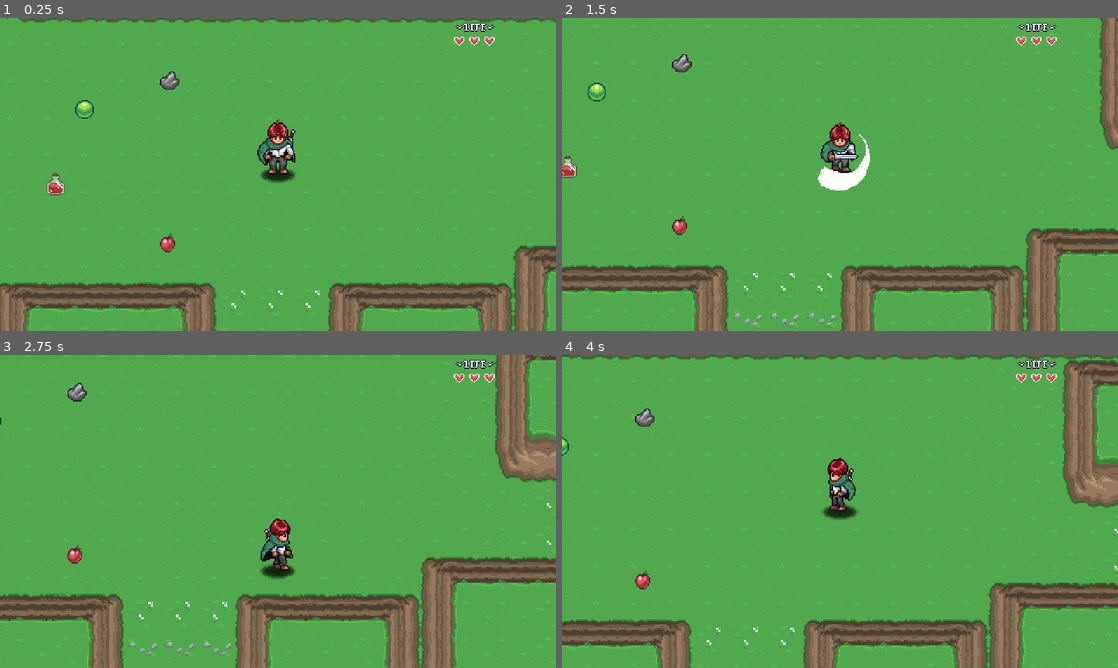
Above: before the commit, frames 1-4 (two rows, left to right).
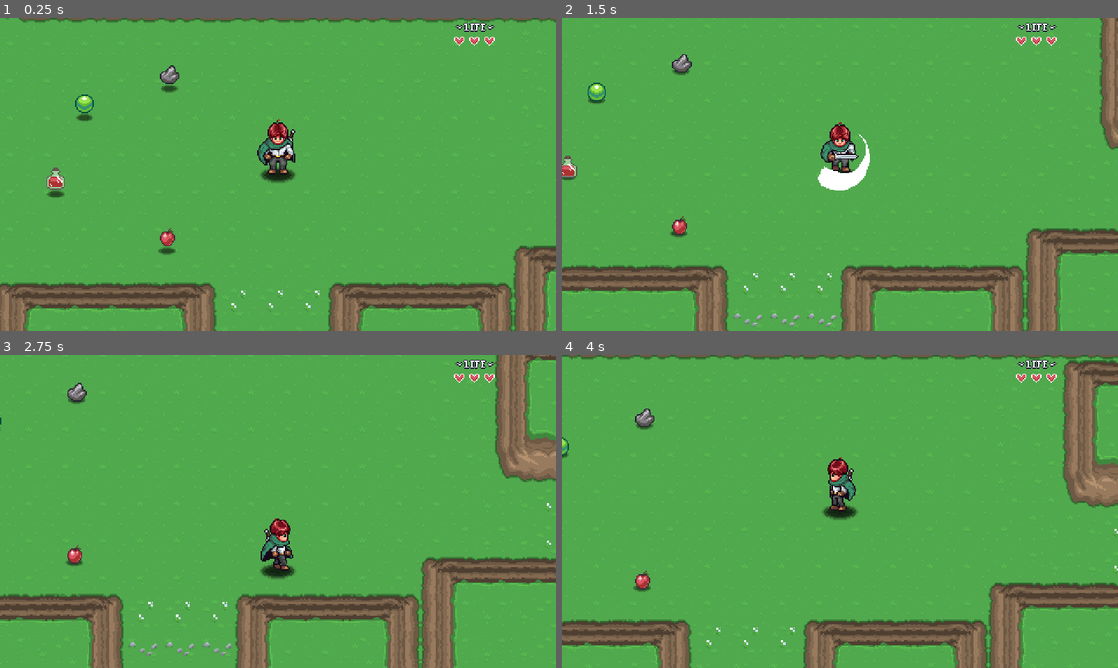
Above: after the commit, the same moments.

Repository: wangwenhao/aarpg
Game: Godot game, scene res://Levels/Area01/01.tscn
The game is run twice, just before and just after one commit, with the same random seed, the same clock (stepped at 60 frames per second) and the same inputs. Sound files missing from this copy of the repository are replaced by a short silence.
Inputs:
- Up to frame 1 (0.25 s): no input
- Up to frame 2 (1.5 s): hold D (right) 0.53-1.28 s; hold J (attack) 0.53-1.28 s; hold S (down) from 1.28 s (still down); tap J (attack) at 1.35 s
- Up to frame 3 (2.75 s): release S (down) at 2.03 s; hold D (right) from 2.03 s (still down); hold J (attack) from 2.03 s (still down)
- Up to frame 4 (4 s): release D (right) at 2.78 s; release J (attack) at 2.78 s; hold W (up) 2.78-3.53 s; tap J (attack) at 2.85 s; hold A (left) from 3.53 s (still down); hold J (attack) from 3.53 s (still down)

The runs differ from the first frame. In frame 1, 0.9% of the frame differs, in the area x 8-33%, y 15-76%; in frame 2, 0.1%; in frame 3, less than 0.1%; in frame 4, less than 0.1%.

Commit message:
添加物品资源掉落机制

Diff:
--- a/Enemies/Scripts/States/enemy_state_destory.gd
+++ b/Enemies/Scripts/States/enemy_state_destory.gd
@@ -1,10 +1,15 @@
 class_name EnemyStateDestory extends EnemyState
+
+const PICKUP = preload("res://Items/ItemPickup/item_pickup.tscn")
 
 @export var animation_name: String = "destory"
 @export var knockback_speed: float = 200.0
 @export var decelerate_speed: float = 10.0
 
 @export_category("AI")
+
+@export_category("Item Drops")
+@export var drops: Array[DropData]
 
 var damage_position: Vector2
 var direction: Vector2
@@ -23,6 +28,8 @@
 	enemy.update_animation(animation_name)
 	enemy.animation_player.animation_finished.connect(on_animation_finished)
 	disable_hurt_box()
+	drop_items()
+
 
 func exit() -> void:
 	pass
@@ -48,3 +55,19 @@
 	var hurt_box: HurtBox = enemy.get_node_or_null("HurtBox")
 	if hurt_box:
 		hurt_box.monitoring = false
+
+
+func drop_items() -> void:
+	if drops.size() == 0:
+		return
+
+	for index in drops.size():
+		if drops[index] == null or drops[index].item == null:
+			continue
+		var drop_count: int = drops[index].get_drop_count()
+		for i in drop_count:
+			var drop: ItemPickup = PICKUP.instantiate() as ItemPickup
+			drop.item_data = drops[index].item
+			enemy.get_parent().call_deferred("add_child", drop)
+			drop.global_position = enemy.global_position
+			drop.velocity = enemy.velocity.rotated(randf_range(-1.5, 1.5)) * randf_range(0.9, 1.5)
--- /dev/null
+++ b/Enemies/Scripts/drop_data.gd
@@ -0,0 +1,12 @@
+class_name DropData extends Resource
+
+@export var item: ItemData
+@export_range(0, 100, 1, "suffix:%") var probablity: float = 100
+@export_range(1, 10, 1, "suffix:items") var min_amount: int = 1
+@export_range(1, 10, 1, "suffix:items") var max_amount: int = 1
+
+func get_drop_count() -> int:
+	if randf_range(0, 100) >= probablity:
+		return 0
+
+	return randi_range(min_amount, max_amount)
--- a/Enemies/Slime/slime.tscn
+++ b/Enemies/Slime/slime.tscn
@@ -12,7 +12,10 @@
 [ext_resource type="PackedScene" uid="uid://dq06virodhfm8" path="res://GeneralNodes/HurtBox/hurt_box.tscn" id="7_jlwhn"]
 [ext_resource type="Texture2D" uid="uid://frs1lgv6ye8a" path="res://Enemies/Slime/DestroySmoke.png" id="9_8tnav"]
 [ext_resource type="Script" uid="uid://cv1u8581ydm8p" path="res://Enemies/Scripts/States/enemy_state_stun.gd" id="10_pydiu"]
+[ext_resource type="Script" uid="uid://dmnxin7d2k37v" path="res://Enemies/Scripts/drop_data.gd" id="11_nsi17"]
 [ext_resource type="Script" uid="uid://dun5q6h4vrivj" path="res://Enemies/Scripts/States/enemy_state_destory.gd" id="12_843tw"]
+[ext_resource type="Resource" uid="uid://dqyr35tvwdh1c" path="res://Items/gem.tres" id="12_nsi17"]
+[ext_resource type="Resource" uid="uid://bib8y413u713u" path="res://Items/apple.tres" id="13_vjyi2"]
 
 [sub_resource type="CapsuleShape2D" id="CapsuleShape2D_wwfkb"]
 radius = 5.0
@@ -710,6 +713,18 @@
 &"walk_up": SubResource("Animation_jlwhn")
 }
 
+[sub_resource type="Resource" id="Resource_yynal"]
+script = ExtResource("11_nsi17")
+item = ExtResource("12_nsi17")
+max_amount = 4
+metadata/_custom_type_script = "uid://dmnxin7d2k37v"
+
+[sub_resource type="Resource" id="Resource_67htc"]
+script = ExtResource("11_nsi17")
+item = ExtResource("13_vjyi2")
+probablity = 33.0
+metadata/_custom_type_script = "uid://dmnxin7d2k37v"
+
 [sub_resource type="Animation" id="Animation_843tw"]
 length = 0.001
 tracks/0/type = "value"
@@ -817,6 +832,7 @@
 
 [node name="Destory" type="Node" parent="EnemyStateMachine"]
 script = ExtResource("12_843tw")
+drops = Array[ExtResource("11_nsi17")]([SubResource("Resource_yynal"), SubResource("Resource_67htc")])
 
 [node name="AudioStreamPlayer2D" type="AudioStreamPlayer2D" parent="."]
 max_polyphony = 4
--- a/Items/ItemPickup/item_pickup.gd
+++ b/Items/ItemPickup/item_pickup.gd
@@ -1,6 +1,6 @@
 
 @tool
-class_name ItemPickup extends Node2D
+class_name ItemPickup extends CharacterBody2D
 
 @export var item_data: ItemData: set = set_item_data
 
@@ -15,6 +15,11 @@
 		return
 	area.body_entered.connect(on_body_entered)
 
+func _physics_process(delta: float) -> void:
+	var collision_info = move_and_collide(velocity * delta)
+	if collision_info:
+		velocity = velocity.bounce(collision_info.get_normal())
+	velocity -= velocity * delta * 4
 
 func on_body_entered(body) -> void:
 	if body is Player:
--- a/Items/ItemPickup/item_pickup.tscn
+++ b/Items/ItemPickup/item_pickup.tscn
@@ -1,19 +1,81 @@
-[gd_scene load_steps=4 format=3 uid="uid://lmuicw8p2xky"]
+[gd_scene load_steps=10 format=3 uid="uid://lmuicw8p2xky"]
 
 [ext_resource type="Script" uid="uid://crkcccrdk3svq" path="res://Items/ItemPickup/item_pickup.gd" id="1_sqb5n"]
 [ext_resource type="AudioStream" uid="uid://b6ahxrm1oa4h1" path="res://Items/ItemPickup/item_pickup.wav" id="2_kk735"]
+[ext_resource type="Texture2D" uid="uid://d1kd7q3k48wwr" path="res://Player/Sprites/Shadow.png" id="2_psevk"]
+[ext_resource type="Texture2D" uid="uid://btd6qdeeb4j4m" path="res://Items/Sprites/items.png" id="3_g8lk5"]
 
 [sub_resource type="CircleShape2D" id="CircleShape2D_sqb5n"]
 
-[node name="ItemPickup" type="Node2D"]
+[sub_resource type="AtlasTexture" id="AtlasTexture_uw5fr"]
+atlas = ExtResource("3_g8lk5")
+region = Rect2(0, 0, 32, 32)
+
+[sub_resource type="Animation" id="Animation_psevk"]
+resource_name = "default"
+step = 0.05
+tracks/0/type = "value"
+tracks/0/imported = false
+tracks/0/enabled = true
+tracks/0/path = NodePath("Sprite2D:position")
+tracks/0/interp = 1
+tracks/0/loop_wrap = true
+tracks/0/keys = {
+"times": PackedFloat32Array(0, 0.2, 0.4, 0.55, 0.7, 0.8, 0.9),
+"transitions": PackedFloat32Array(-2, -2, -2, -2, -2, -2, -2),
+"update": 0,
+"values": [Vector2(0, 0), Vector2(0, -6), Vector2(0, 0), Vector2(0, -3), Vector2(0, 0), Vector2(0, -1), Vector2(0, 0)]
+}
+
+[sub_resource type="Animation" id="Animation_gi1hv"]
+length = 0.001
+tracks/0/type = "value"
+tracks/0/imported = false
+tracks/0/enabled = true
+tracks/0/path = NodePath("Sprite2D:position")
+tracks/0/interp = 1
+tracks/0/loop_wrap = true
+tracks/0/keys = {
+"times": PackedFloat32Array(0),
+"transitions": PackedFloat32Array(1),
+"update": 0,
+"values": [Vector2(0, 0)]
+}
+
+[sub_resource type="AnimationLibrary" id="AnimationLibrary_g8lk5"]
+_data = {
+&"RESET": SubResource("Animation_gi1hv"),
+&"default": SubResource("Animation_psevk")
+}
+
+[node name="ItemPickup" type="CharacterBody2D"]
+collision_layer = 0
+collision_mask = 16
+motion_mode = 1
 script = ExtResource("1_sqb5n")
+
+[node name="CollisionShape2D" type="CollisionShape2D" parent="."]
+shape = SubResource("CircleShape2D_sqb5n")
 
 [node name="Area2D" type="Area2D" parent="."]
 
 [node name="CollisionShape2D" type="CollisionShape2D" parent="Area2D"]
 shape = SubResource("CircleShape2D_sqb5n")
 
+[node name="ShadowSprite2D" type="Sprite2D" parent="."]
+modulate = Color(0, 0, 0, 0.5647059)
+position = Vector2(0, 7)
+scale = Vector2(0.5, 0.5)
+texture = ExtResource("2_psevk")
+
 [node name="Sprite2D" type="Sprite2D" parent="."]
+texture = SubResource("AtlasTexture_uw5fr")
 
 [node name="AudioStreamPlayer2D" type="AudioStreamPlayer2D" parent="."]
 stream = ExtResource("2_kk735")
+
+[node name="AnimationPlayer" type="AnimationPlayer" parent="."]
+libraries = {
+&"": SubResource("AnimationLibrary_g8lk5")
+}
+autoplay = "default"
Not shown, added: Enemies/Scripts/drop_data.gd.uid
Not shown: 1 places in Enemies/Slime/slime.tscn that only renumber resources
